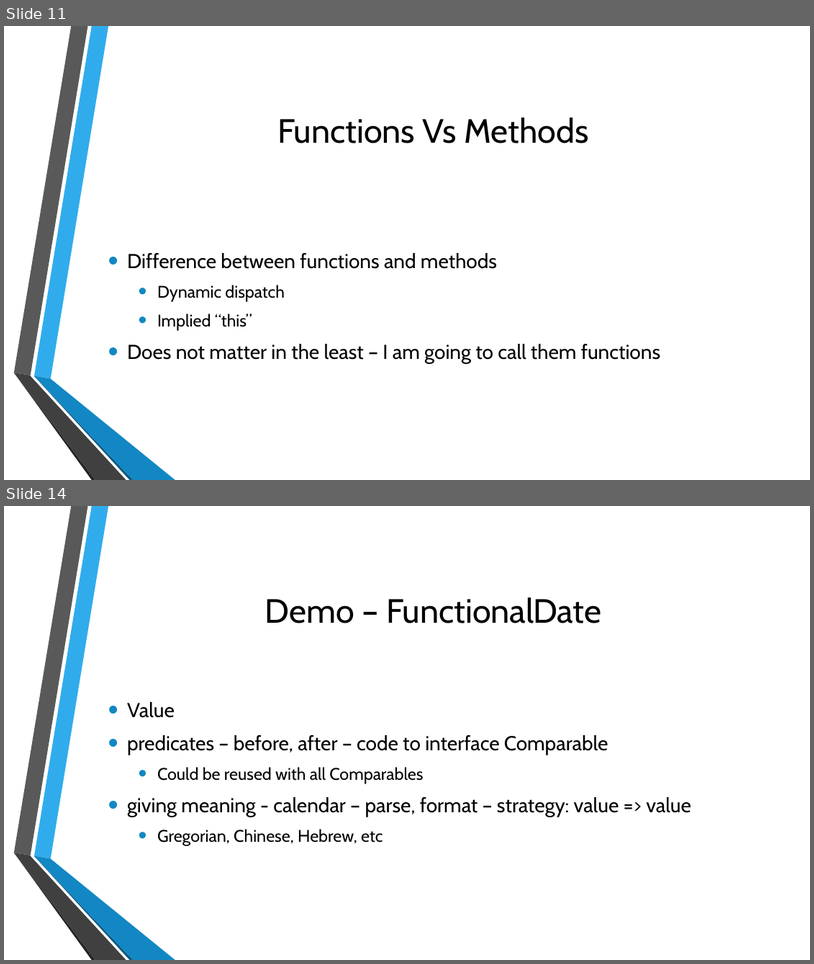
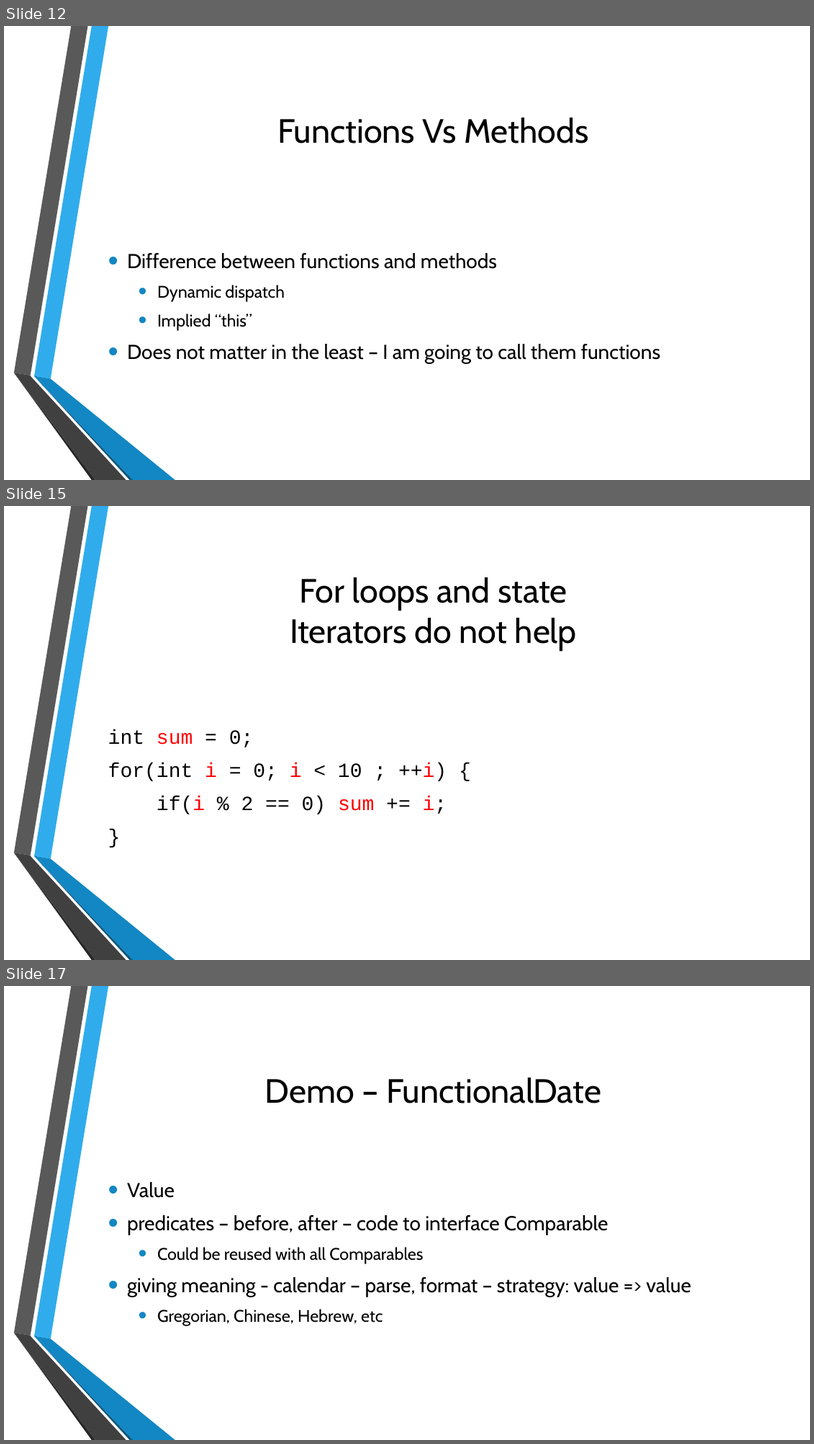
Before and after one commit to m0smith/presentations, a slide deck: FunctionalProgrammingForJavaDevelopers/ppt/Functional Programming for Object-Oriented Developers.pptx. Shown one above the other, each under a label of ours: slides 11 and 14 before the commit, slides 12, 15 and 17 after it; the slides between them are not shown. The pictures are 814x964 and 814x1444 pixels, drawn with LibreOffice and Linux fonts; fonts in the diff are those of the drawing; background and template pictures are left out. Boxes give left, top, right and bottom in pixels: in the first picture for what was removed or moved away, otherwise in the second. Text is boxed around its words. In the diff, an @@ line names an element or a change of style, - is before the commit and + after.

```diff
--- a/FunctionalProgrammingForJavaDevelopers/ppt/Functional Programming for Object-Oriented Developers.pptx
+++ b/FunctionalProgrammingForJavaDevelopers/ppt/Functional Programming for Object-Oriented Developers.pptx
@@ slide 15 added at box(4, 506, 810, 960), background picture (left out); not listed: 6 template elements that a slide beside it also shows @@
@@ title added at box(290, 577, 577, 651), 40 pt, text #000000 @@
+For loops and state
+Iterators do not help
@@ text added at box(108, 729, 448, 814), 24 pt, text #000000 @@
+int sum = 0;
+for(int i = 0; i < 10 ; ++i) {
+if(i % 2 == 0) sum += i;
+}
@@ what was slide 11 is now slide 12 @@
@@ what was slide 14 is now slide 17 @@
```
Also in this commit, not shown: 7 slides changed, 2 other slides added.
